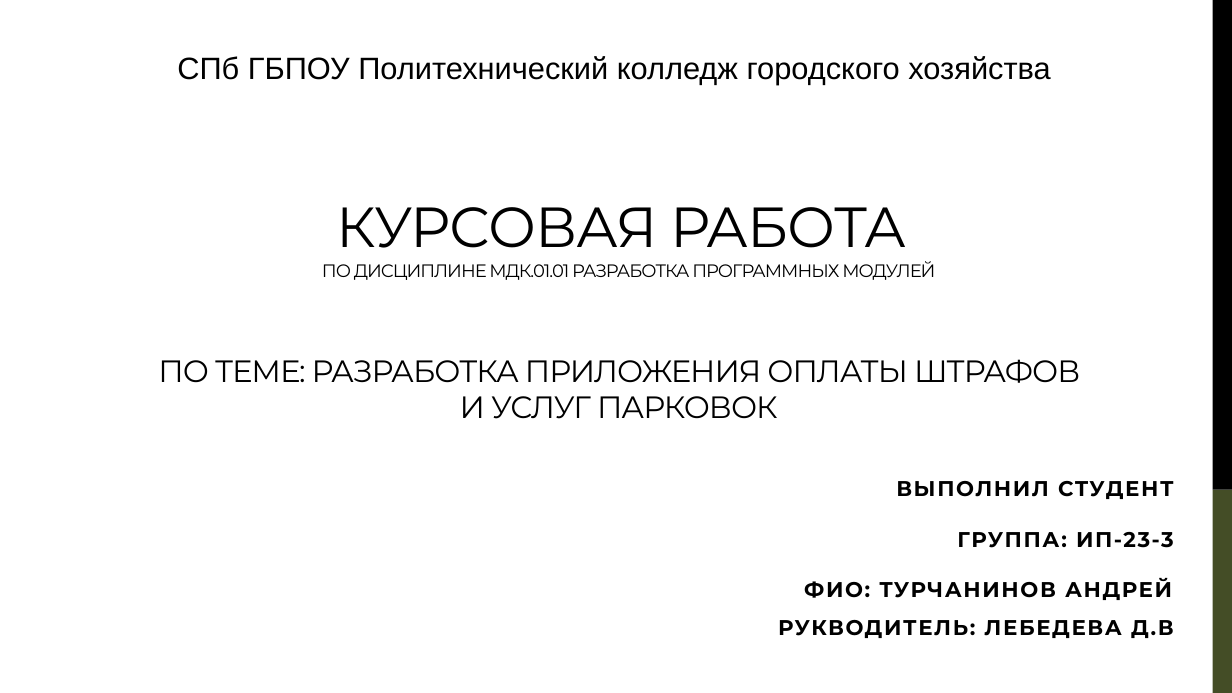
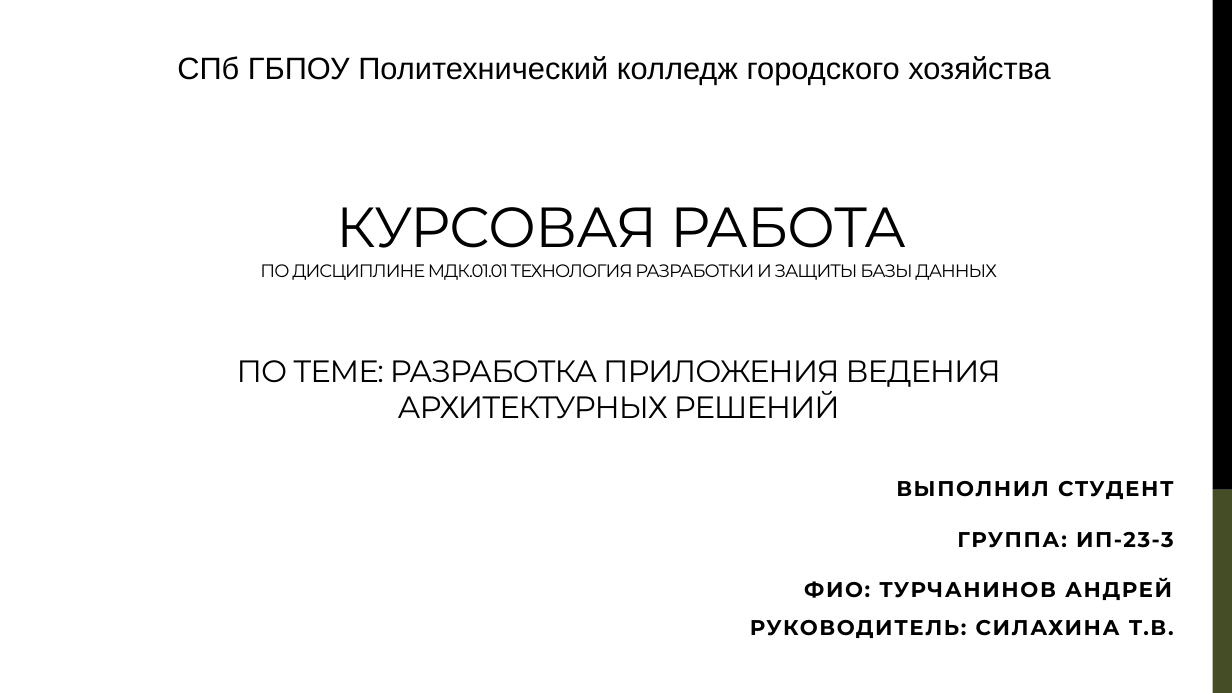
Before and after one commit to CasCadeVR/CADR, a slide deck: slide 1 of docs/КурсоваяРабота_Презентация_Турчанинов.pptx. Drawn at 1232x693 pixels with LibreOffice and Linux fonts; fonts in the diff are those of the drawing. Boxes give left, top, right and bottom in pixels: in the first picture for what was removed or moved away, otherwise in the second. Text is boxed around its words. In the diff, an @@ line names an element or a change of style, - is before the commit and + after.

```diff
--- a/docs/КурсоваяРабота_Презентация_Турчанинов.pptx
+++ b/docs/КурсоваяРабота_Презентация_Турчанинов.pptx
@@ title at box(260, 207, 996, 280): text changed @@
-КУРСОВАЯ РАБОТА
-ПО ДИСЦИПЛИНЕ МДК.01.01 РАЗРАБОТКА ПРОГРАММНЫХ МОДУЛЕЙ
+КУРСОВАЯ РАБОТА
+ПО ДИСЦИПЛИНЕ МДК.01.01 ТЕХНОЛОГИЯ РАЗРАБОТКИ И ЗАЩИТЫ БАЗЫ ДАННЫХ
@@ text at box(237, 360, 1001, 419): text changed @@
-ПО ТЕМЕ: РАЗРАБОТКА ПРИЛОЖЕНИЯ ОПЛАТЫ ШТРАФОВ И УСЛУГ ПАРКОВОК
+ПО ТЕМЕ: РАЗРАБОТКА ПРИЛОЖЕНИЯ ВЕДЕНИЯ
+АРХИТЕКТУРНЫХ РЕШЕНИЙ
@@ subtitle at box(750, 578, 1174, 638): text changed @@
-ФИО: ТУРЧАНИНОВ АНДРЕЙ
-РУКВОДИТЕЛЬ: ЛЕБЕДЕВА Д.В
+ФИО: ТУРЧАНИНОВ АНДРЕЙ
+РУКОВОДИТЕЛЬ: СИЛАХИНА Т.В.
```
Also in this commit, not shown: 3 other slides changed, 8 slides added, 12 slides removed, 3 other files.
